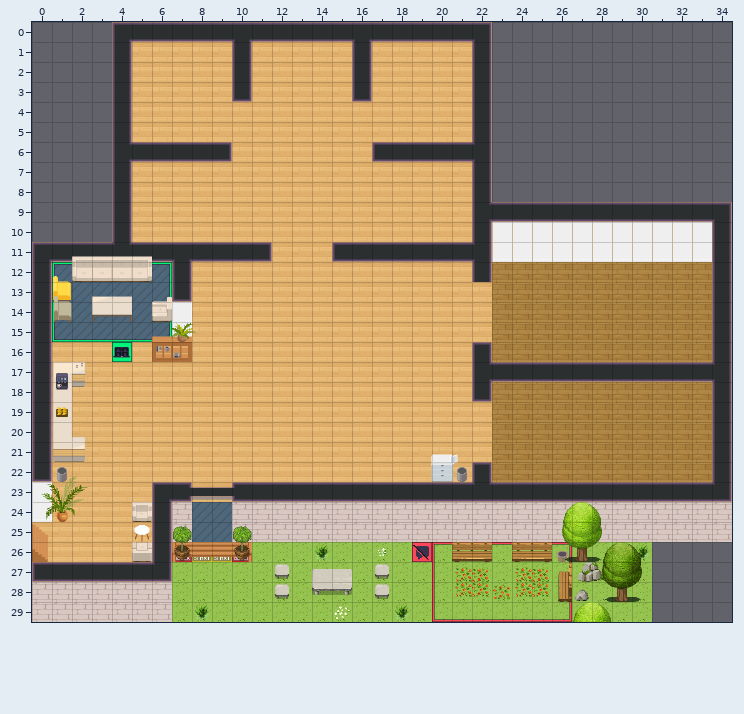
Two states of a Tiled map (JSON), map2.tmj. The picture above was drawn from the file before the commit.
Cells are 32x32 px. Shown: x 0..34, y 0..29.
The result:
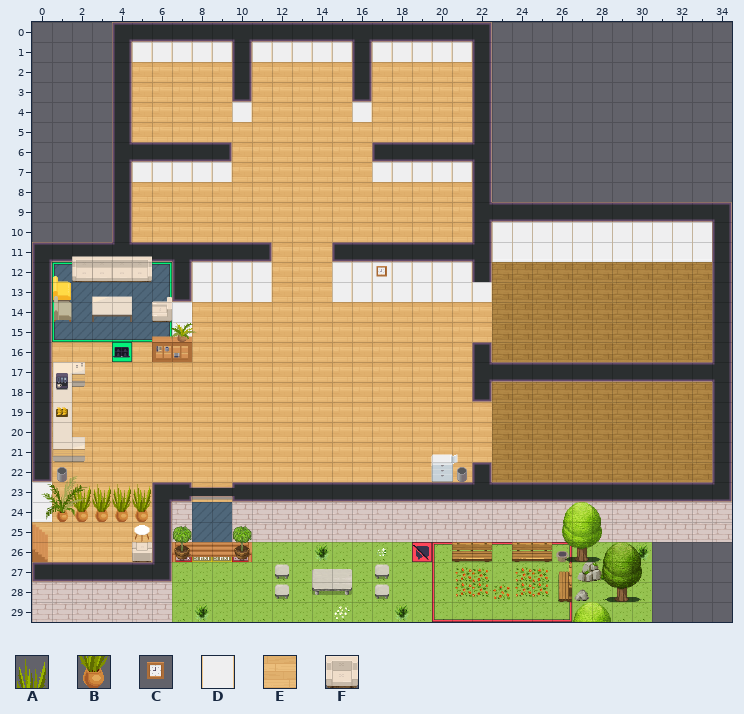
Key: from "WA_Decoration": A 75, B 87; from "WA_Miscellaneous": C 78; from "WA_Room_Builder": D 283, E 350; from "WA_Seats": F 46.
_ is an empty cell.
Tiles replaced or removed in this view: E, F.
Edits made:
Changed rows in their new state; . is an unchanged cell.
Layer "SOL/Matière Sol":
first column x 5:
 1 _____._____._____
first column x 5:
 7 _____......._____
first column x 8:
12 ____..._______.
13 ____...________
Layer "MURS/Murs":
first column x 5:
 1 DDDDD.DDDDD.DDDDD
 4 .....D.....D.....
 7 DDDDD.......DDDDD
first column x 8:
12 DDDD...DDDDDDD.
13 DDDD...DDDDDDDD
Layer "furniture/furniture2":
first column x 17:
12 C
first column x 2:
23 AAAA
24 BBBB
